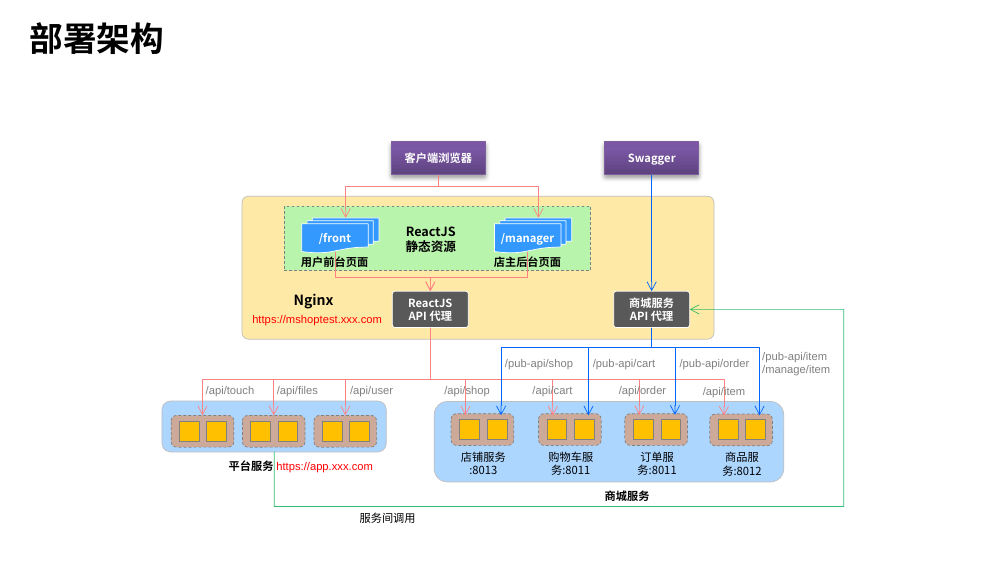
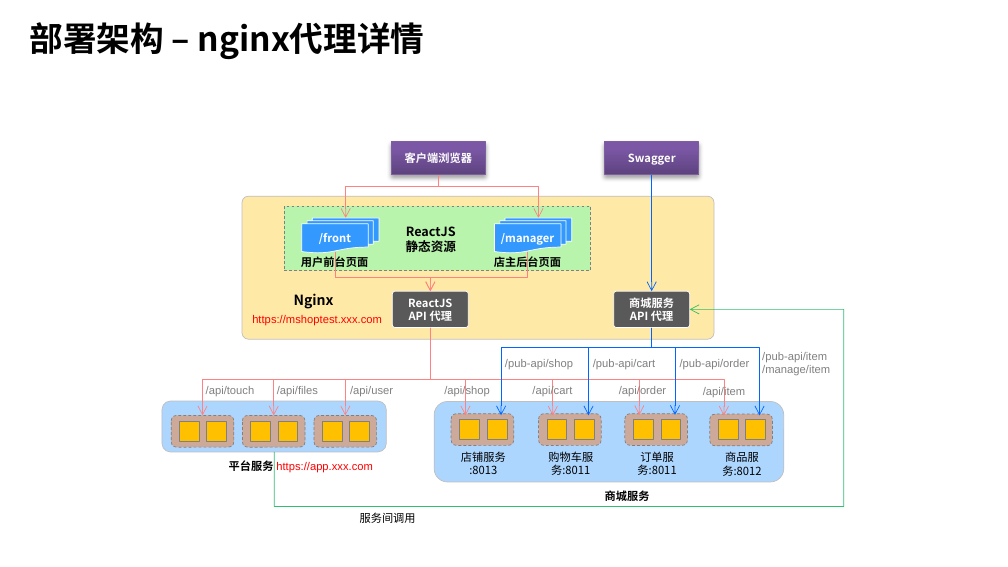
Before and after one commit to dongann/shop-desgin, a slide deck: slide 4 of design-resource.pptx (slide 6 before the commit). Drawn at 1008x567 pixels with LibreOffice and Linux fonts; fonts in the diff are those of the drawing; background and template pictures are left out. Boxes give left, top, right and bottom in pixels: in the first picture for what was removed or moved away, otherwise in the second. Text is boxed around its words. In the diff, an @@ line names an element or a change of style, - is before the commit and + after.

```diff
--- a/design-resource.pptx
+++ b/design-resource.pptx
@@ text at <box>30,22,425,59</box>: text changed @@
-部署架构
+部署架构 – nginx代理详情
```
Also in this commit, not shown: 1 other slide changed, 1 other file.
